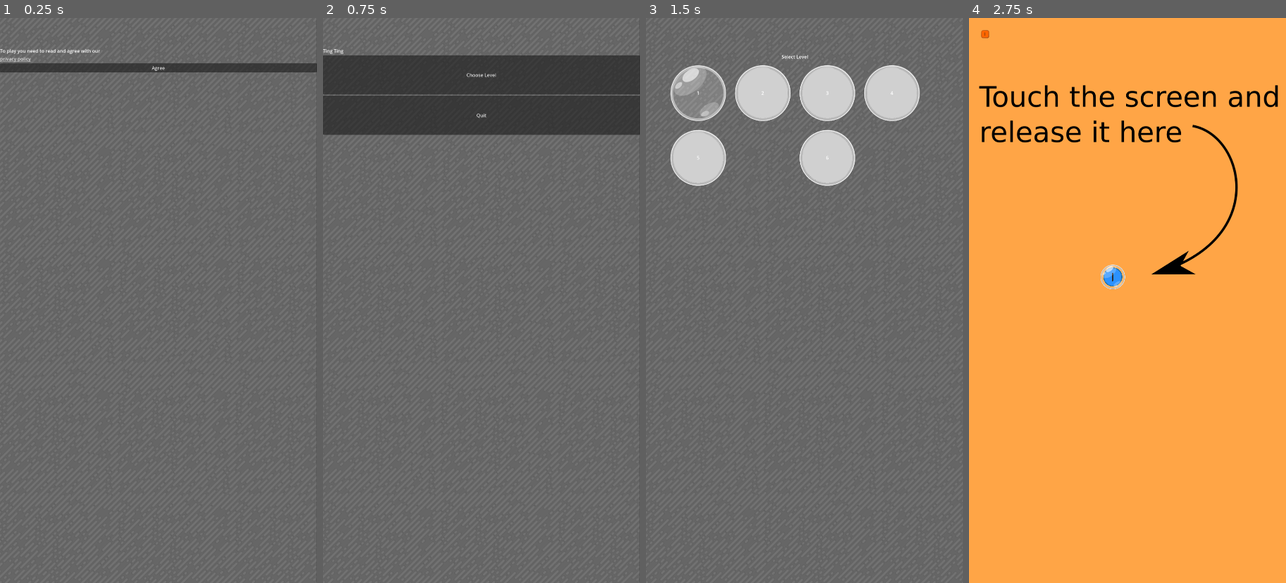
Above: before the commit, frames 1-4 (left to right).
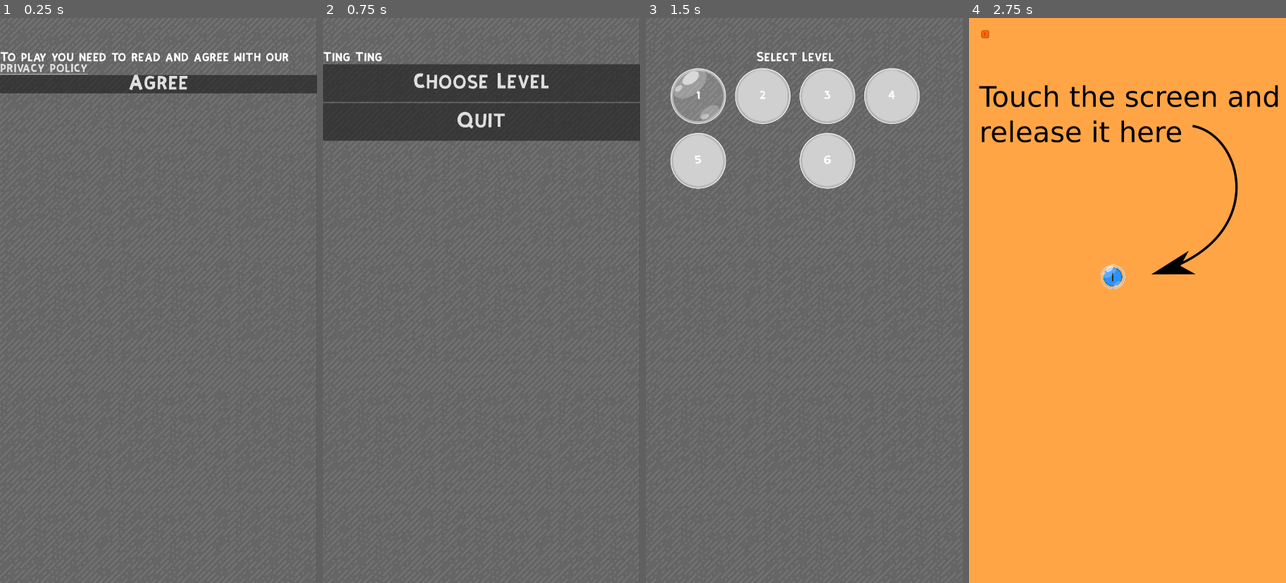
Above: after the commit, the same moments.

Repository: beothorn/tingting
Game: Godot game, scene res://levels/PrivacyPolicyAgreement.tscn
Same seed, same stepped clock (60 frames per second), same inputs: the game is played once before the commit and once after it.
Inputs:
- Up to frame 1 (0.25 s): no input
- Up to frame 2 (0.75 s): click "Agree" at 0.5 s
- Up to frame 3 (1.5 s): click "Choose Level" at 1.25 s
- Up to frame 4 (2.75 s): click "1" at 2 s

The runs differ from the first frame. In frame 1, 5.7% of the frame differs, in the area x 0-100%, y 5-14%; in frame 2, 3.8%; in frame 3, 2.1%; in frame 4, nothing differs.

Commit message:
Fixed gui

Diff:
--- a/src/levels/GameOver.tscn
+++ b/src/levels/GameOver.tscn
@@ -1,7 +1,8 @@
-[gd_scene load_steps=3 format=3 uid="uid://pac3fllfnqpp"]
+[gd_scene load_steps=4 format=3 uid="uid://pac3fllfnqpp"]
 
 [ext_resource type="Script" path="res://levels/GameOver.gd" id="1"]
 [ext_resource type="Texture2D" uid="uid://dc01qx7uo34s6" path="res://img/background_gray.png" id="2"]
+[ext_resource type="Theme" uid="uid://ehwqj083d4h" path="res://theme/general_theme.tres" id="3_cx0vf"]
 
 [node name="GameOver" type="Node2D"]
 script = ExtResource("1")
@@ -12,8 +13,10 @@
 centered = false
 
 [node name="VBoxContainer" type="VBoxContainer" parent="."]
+offset_top = 120.0
 offset_right = 1080.0
-offset_bottom = 131.0
+offset_bottom = 354.0
+theme = ExtResource("3_cx0vf")
 
 [node name="game_over_msg" type="Label" parent="VBoxContainer"]
 layout_mode = 2
--- a/src/levels/LevelSelect.gd
+++ b/src/levels/LevelSelect.gd
@@ -10,6 +10,7 @@
 	var level_count: int = game_controller.level_count()
 
 	var vBox: VBoxContainer  = VBoxContainer.new()
+	vBox.theme = preload("res://theme/general_theme.tres")
 	vBox.set_position(Vector2(70, 120))
 	vBox.set_size(Vector2(button_icon.get_width() * levels_per_row , button_icon.get_height() * (level_count/float(levels_per_row)) ))
 	var currentHBox
--- a/src/levels/LevelWon.tscn
+++ b/src/levels/LevelWon.tscn
@@ -1,7 +1,8 @@
-[gd_scene load_steps=8 format=3 uid="uid://cjj56yvhm323g"]
+[gd_scene load_steps=9 format=3 uid="uid://cjj56yvhm323g"]
 
 [ext_resource type="Script" path="res://levels/LevelWon.gd" id="1_2frxv"]
 [ext_resource type="Texture2D" uid="uid://dc01qx7uo34s6" path="res://img/background_gray.png" id="2"]
+[ext_resource type="Theme" uid="uid://ehwqj083d4h" path="res://theme/general_theme.tres" id="3_nu276"]
 [ext_resource type="Texture2D" uid="uid://mvsqwtvaym6n" path="res://img/stars_0.png" id="4"]
 [ext_resource type="Texture2D" uid="uid://bp1lvgo1mwf05" path="res://img/stars_1.png" id="5"]
 [ext_resource type="Texture2D" uid="uid://b5tyjn1kbjham" path="res://img/stars_2.png" id="6"]
@@ -36,9 +37,10 @@
 centered = false
 
 [node name="VBoxContainer" type="VBoxContainer" parent="."]
-offset_top = 100.0
+offset_top = 120.0
 offset_right = 1080.0
-offset_bottom = 747.0
+offset_bottom = 767.0
+theme = ExtResource("3_nu276")
 
 [node name="game_over_msg" type="Label" parent="VBoxContainer"]
 layout_mode = 2
--- a/src/levels/MainMenu.tscn
+++ b/src/levels/MainMenu.tscn
@@ -1,7 +1,8 @@
-[gd_scene load_steps=5 format=3 uid="uid://bk6xirfxm5g0m"]
+[gd_scene load_steps=6 format=3 uid="uid://bk6xirfxm5g0m"]
 
 [ext_resource type="Script" path="res://levels/MainMenu.gd" id="1"]
 [ext_resource type="Texture2D" uid="uid://dc01qx7uo34s6" path="res://img/background_gray.png" id="2"]
+[ext_resource type="Theme" uid="uid://ehwqj083d4h" path="res://theme/general_theme.tres" id="3_ijyx1"]
 
 [sub_resource type="GDScript" id="1"]
 script/source = "extends Button
@@ -36,9 +37,10 @@
 centered = false
 
 [node name="VBoxContainer" type="VBoxContainer" parent="."]
-offset_top = 100.0
+offset_top = 120.0
 offset_right = 1080.0
-offset_bottom = 397.0
+offset_bottom = 417.0
+theme = ExtResource("3_ijyx1")
 
 [node name="Label" type="Label" parent="VBoxContainer"]
 layout_mode = 2
--- a/src/levels/PrivacyPolicyAgreement.tscn
+++ b/src/levels/PrivacyPolicyAgreement.tscn
@@ -1,7 +1,8 @@
-[gd_scene load_steps=3 format=3 uid="uid://q5wsur6nux7b"]
+[gd_scene load_steps=4 format=3 uid="uid://q5wsur6nux7b"]
 
 [ext_resource type="Script" path="res://levels/PrivacyPolicyAgreement.gd" id="1"]
 [ext_resource type="Texture2D" uid="uid://dc01qx7uo34s6" path="res://img/background_gray.png" id="2"]
+[ext_resource type="Theme" uid="uid://ehwqj083d4h" path="res://theme/general_theme.tres" id="3_f3gbq"]
 
 [node name="PrivacyPolicy" type="Node2D"]
 script = ExtResource("1")
@@ -13,9 +14,10 @@
 centered = false
 
 [node name="VBoxContainer" type="VBoxContainer" parent="."]
-offset_top = 100.0
+offset_top = 120.0
 offset_right = 1080.0
-offset_bottom = 441.0
+offset_bottom = 461.0
+theme = ExtResource("3_f3gbq")
 
 [node name="Label" type="Label" parent="VBoxContainer"]
 layout_mode = 2
@@ -25,6 +27,7 @@
 [node name="PrivacyAgreement" type="LinkButton" parent="VBoxContainer"]
 layout_mode = 2
 text = "privacy policy"
+uri = "https://raw.githubusercontent.com/beothorn/tingting/main/privacy_policy.txt"
 
 [node name="play" type="Button" parent="VBoxContainer"]
 layout_mode = 2
--- /dev/null
+++ b/src/theme/general_theme.tres
@@ -0,0 +1,11 @@
+[gd_resource type="Theme" load_steps=2 format=3 uid="uid://ehwqj083d4h"]
+
+[ext_resource type="FontFile" uid="uid://4qgnbq4mcado" path="res://theme/kirifont/KiriFont.ttf" id="1_wysxd"]
+
+[resource]
+Button/font_sizes/font_size = 53
+Button/fonts/font = ExtResource("1_wysxd")
+Label/font_sizes/font_size = 32
+Label/fonts/font = ExtResource("1_wysxd")
+LinkButton/font_sizes/font_size = 32
+LinkButton/fonts/font = ExtResource("1_wysxd")
--- /dev/null
+++ b/src/theme/kirifont/Kirifont.tres
@@ -0,0 +1,10 @@
+[gd_resource type="DynamicFont" load_steps=2 format=2]
+
+[ext_resource path="res://fonts/kirifont/KiriFont.otf" type="DynamicFontData" id=1]
+
+[resource]
+
+size = 32
+extra_spacing_top = -5
+extra_spacing_bottom = -20
+font_data = ExtResource( 1 )
Binary file added: src/theme/kirifont/KiriFont.otf
Not shown, added: src/theme/kirifont/KiriFont.otf.import
Binary file added: src/theme/kirifont/KiriFont.ttf
Not shown, added: src/theme/kirifont/KiriFont.ttf.import
Not shown, added: src/theme/kirifont/OFL.txt
Not shown, removed: privacy_policy.html
Not shown, added: privacy_policy.txt
